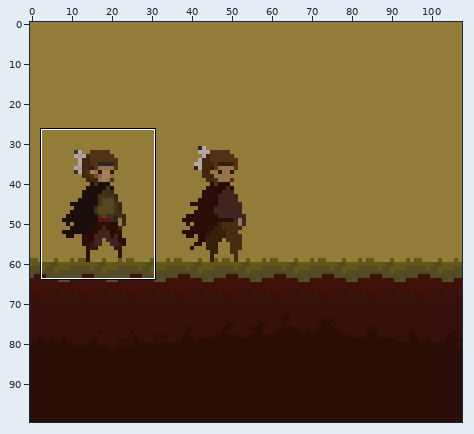
Pixel-art file -- aseprite/Lukáš/OC_animations.aseprite. Above, an overview of the earlier version with the close-up marked.
Close-up. Earlier state:
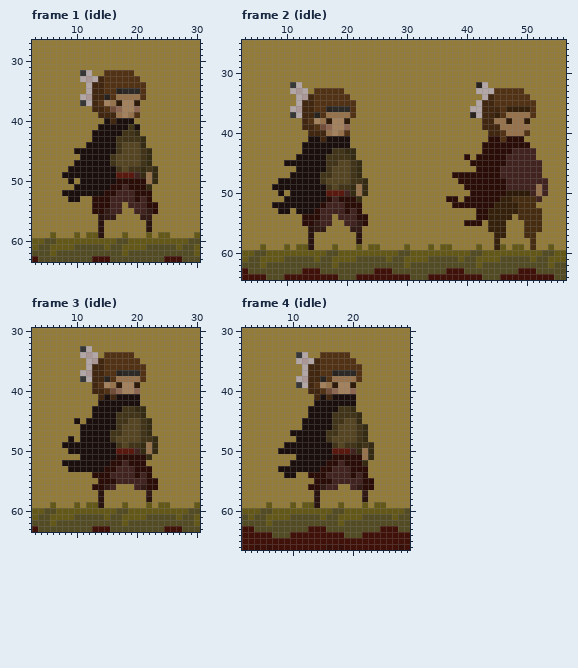
108x100 pixels, 25 frames. Colours within 5 levels of each other are drawn and written as one. Shown: frame 1 (idle): x 3..30, y 27..63; frame 2 (idle): x 3..56, y 25..64; frame 3 (idle): x 3..30, y 30..63; frame 4 (idle): x 2..29, y 30..66. The commit also changed other frames or places, which this record leaves out.
After:
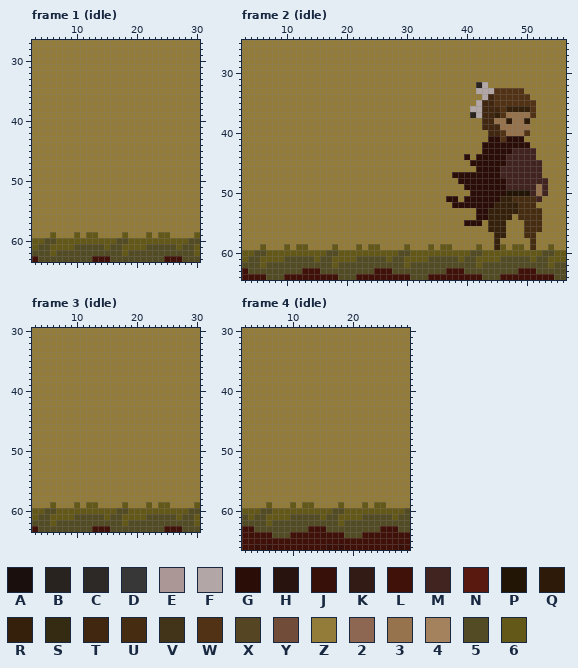
Palette (. is transparent): A #1a0f0d  B #28231f  C #2d2926  D #373737  E #ac9797  F #b3a6a6  G #2a0d07  H #28130f  J #361009  K #321a15  L #401108  M #41241f  N #59190e  P #231505  Q #2d1a09  R #35210b  S #352a12  T #412710  U #462d11  V #413418  W #523214  X #554522  Y #714d39  Z #937b39  2 #8e6752  3 #96734c  4 #a3825d  5 #524b24  6 #635818
Author's note on the commit: přídáno (attack_animation + změna velikosti bloků)
Edits made:
layer "bottom" removed
layer "chest" removed
layer "feathers" removed
layer "head" removed
layer "cape" removed
Changed rows in their new state; - is an unchanged pixel.
Frame 1 (idle):
first column x 8:
32 ---ZZ--ZZZZZ----
33 ---ZZZZZZZZZZ---
34 ----ZZZZZZZZZZ--
35 ----ZZZZZZZZZZ--
36 ---ZZZZZZZZZZZ--
37 ---ZZZZZZZZZZ---
38 -----ZZZZZZZZ---
39 ------ZZZZZZZ---
40 -------ZZZZZ----
41 ------ZZZZZZZ---
42 -----ZZZZZZZZ---
43 -----ZZZZZZZZZ--
44 ----ZZZZZZZZZZ--
45 --ZZZZZZZZZZZZZ-
46 ---ZZZZZZZZZZZZ-
47 --ZZZZZZZZZZZZZ-
48 -ZZZZZZZZZZZZZZZ
49 ZZZZZZZZZZZZZZZZ
50 -Z-ZZZZZZZZZZZZZ
51 --ZZZZZZZZZZZZZ-
52 ZZZZZZZZZZZZZZZ-
53 -ZZ--ZZZZZZZZZZ-
54 -----ZZZZZ-ZZZZZ
55 -----ZZZZZ--ZZZZ
56 ------ZZZ----ZZ-
57 ------Z-------Z-
58 ------Z-------Z-
59 ------Z---------
Frame 2 (idle):
first column x 8:
32 ---ZZ--------------------------------------
33 ---ZZZ-ZZZZZ-------------------------------
34 ----ZZZZZZZZZ------------------------------
35 ----ZZZZZZZZZZ-----------------------------
36 ---ZZZZZZZZZZZ-----------------------------
37 ---ZZZZZZZZZZZ-----------------------------
38 -----ZZZZZZZZ------------------------------
39 -----ZZZZZZZZ------------------------------
40 ------ZZZZZZZ------------------------------
41 ------ZZZZZZZ------------------------------
42 -----ZZZZZZZZ------------------------------
43 -----ZZZZZZZZZ-----------------------------
44 ----ZZZZZZZZZZ-----------------------------
45 --ZZZZZZZZZZZZZ----------------------------
46 ----ZZZZZZZZZZZ----------------------------
47 ---ZZZZZZZZZZZZ----------------------------
48 -ZZZZZZZZZZZZZZZ---------------------------
49 ZZZZZZZZZZZZZZZZ---------------------------
50 -Z-ZZZZZZZZZZZZZ-----------------------PPPP
51 --ZZZZZZZZZZZZZ----------------------------
52 ZZZZZZZZZZZZZZZ----------------------------
53 -ZZ-ZZZZZZZZZZZ----------------------------
54 -----ZZZZZ-ZZZZZ---------------------------
55 -----ZZZZZ--ZZZZ---------------------------
56 ------ZZZ----ZZ----------------------------
57 ------Z-------Z----------------------------
58 ------Z-------Z----------------------------
59 ------Z------------------------------------
Frame 3 (idle):
first column x 8:
33 ---ZZ-----------
34 ---ZZZ-ZZZZZ----
35 ----ZZZZZZZZZ---
36 ----ZZZZZZZZZZ--
37 ---ZZZZZZZZZZZ--
38 ---ZZZZZZZZZZZ--
39 -----ZZZZZZZZ---
40 -----ZZZZZZZZ---
41 ------ZZZZZZZ---
42 ------ZZZZZZZ---
43 -----ZZZZZZZZZ--
44 -----ZZZZZZZZZ--
45 --Z-ZZZZZZZZZZZ-
46 ---ZZZZZZZZZZZZ-
47 ---ZZZZZZZZZZZZ-
48 -Z-ZZZZZZZZZZZZZ
49 ZZZZZZZZZZZZZZZZ
50 -ZZZZZZZZZZZZZZZ
51 ---ZZZZZZZZZZZZ-
52 ZZZZZZZZZZZZZZ--
53 -ZZZZZZZZZZZZZZ-
54 -----ZZZZZZZZZZ-
55 ------ZZZZZZZZZZ
56 -----ZZZZ---ZZZZ
57 ------Z-------Z-
58 ------Z-------Z-
59 ------Z---------
Frame 4 (idle):
first column x 8:
34 ---ZZ--ZZZZZ----
35 ---ZZZZZZZZZZ---
36 ----ZZZZZZZZZZ--
37 ----ZZZZZZZZZZ--
38 ---ZZZZZZZZZZZ--
39 ---ZZZZZZZZZZ---
40 -----ZZZZZZZZ---
41 ------ZZZZZZZ---
42 ------ZZZZZZZ---
43 -----ZZZZZZZZ---
44 -----ZZZZZZZZZ--
45 ----ZZZZZZZZZZ--
46 ----ZZZZZZZZZZZ-
47 --ZZZZZZZZZZZZZ-
48 ---ZZZZZZZZZZZZ-
49 -ZZZZZZZZZZZZZZZ
50 ZZZZZZZZZZZZZZZZ
51 ---ZZZZZZZZZZZZZ
52 --ZZZZZZZZZZZZZ-
53 ZZZZZZZZZZZZZZZ-
54 -ZZ--ZZZZZZZZZZ-
55 ------ZZZZZZZZZZ
56 -----ZZZZZ--ZZZZ
57 ------Z-------Z-
58 ------Z-------Z-
59 ------Z---------
Pixel boxes of the changes (left, top, right, bottom) in both close-ups:
changed: (62, 70, 158, 238)
changed: (272, 82, 368, 250)
changed: (506, 190, 530, 196)
changed: (62, 346, 158, 508)
changed: (278, 352, 374, 508)
